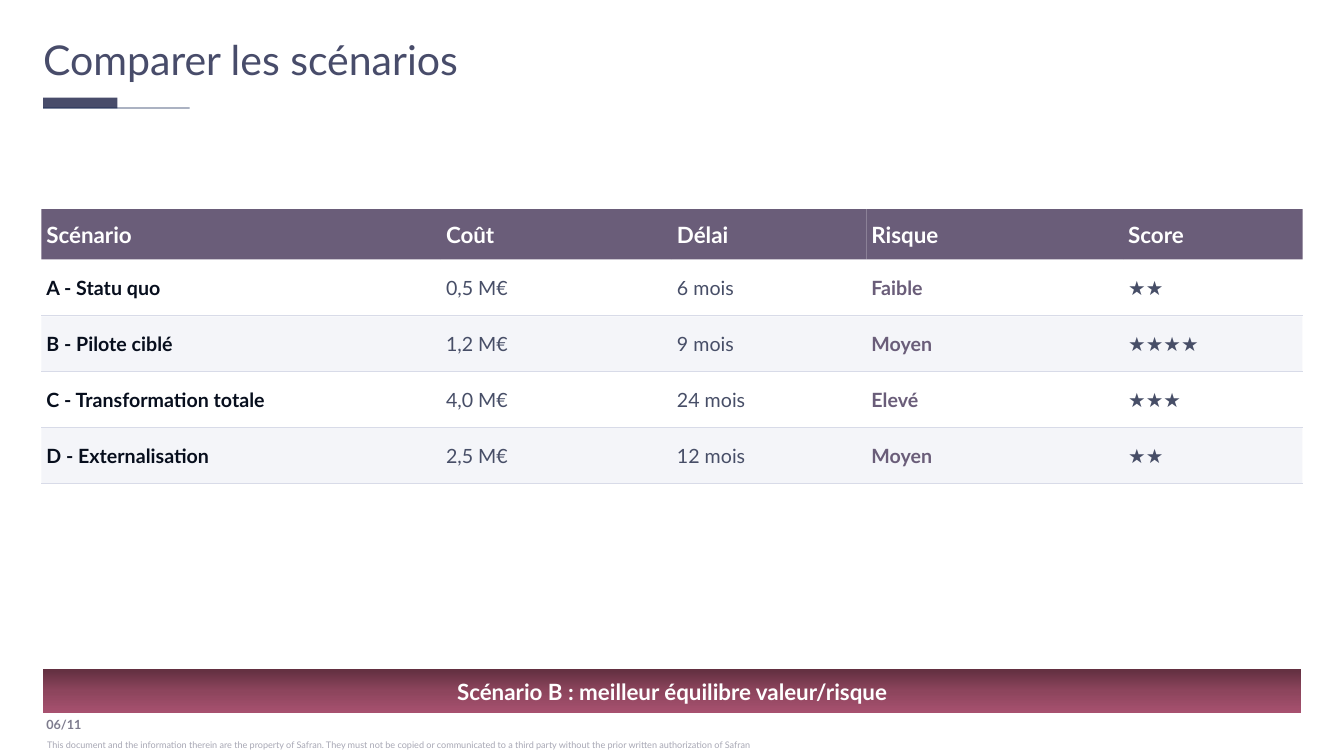
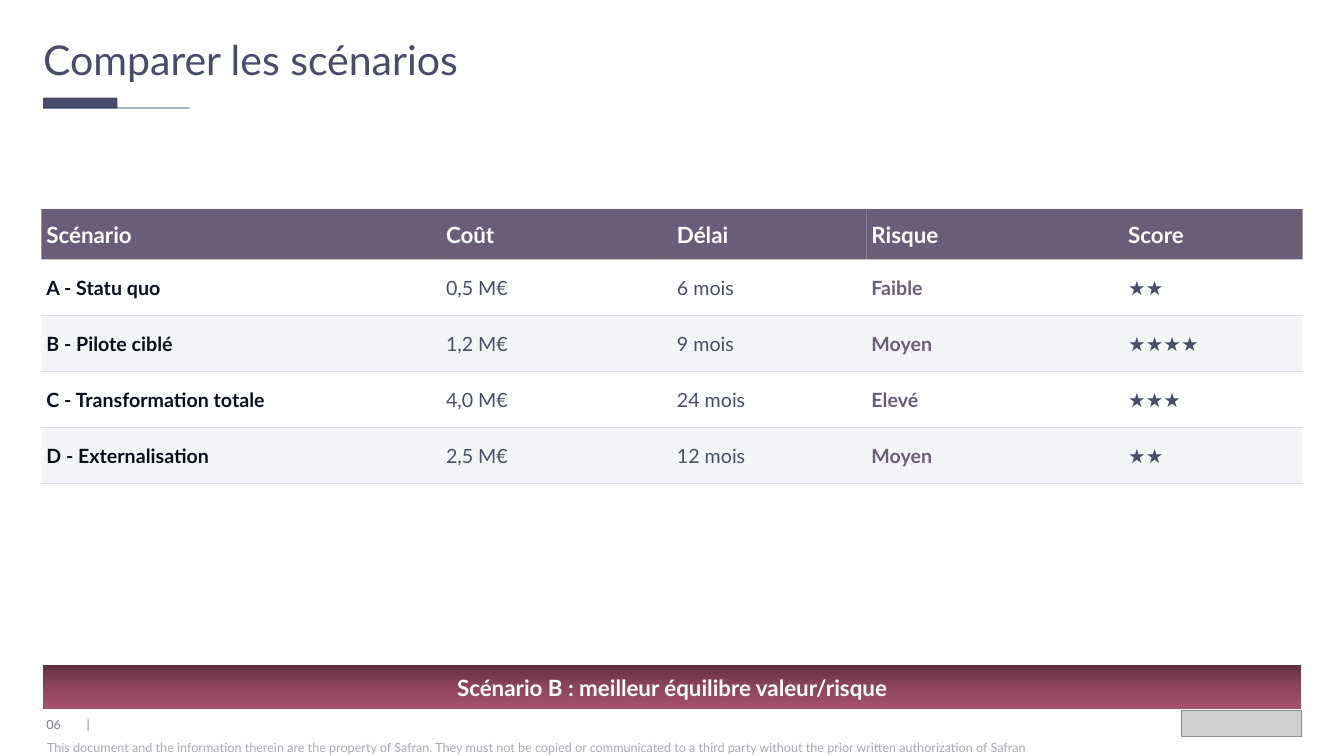
Before and after one commit to jpapasidero/Skill_Jessica_template_Claude, a slide deck: slide 6 of test_corretion_elements_graphiques.pptx. Drawn at 1344x756 pixels with LibreOffice and Linux fonts; fonts in the diff are those of the drawing; grey boxes stand for pictures. Boxes give left, top, right and bottom in pixels: in the first picture for what was removed or moved away, otherwise in the second. Text is boxed around its words. In the diff, an @@ line names an element or a change of style, - is before the commit and + after.

```diff
--- a/test_corretion_elements_graphiques.pptx
+++ b/test_corretion_elements_graphiques.pptx
@@ text "Scénario B : meilleur équilibre ...": place and size @@
-text "Scénario B : meilleur équilibre ..." at (457,683,887,704)
+text "Scénario B : meilleur équilibre ..." at (457,679,887,700)
@@ rectangle: place and size @@
-rectangle at (43,669,1302,713)
+rectangle at (43,665,1302,709)
@@ picture added at (1182,711,1302,736) @@
@@ text "This document and the information ..." at (47,743,1026,754): size 6.5 to 9 pt @@
@@ text at (46,720,61,729): text changed; bold off @@
-06/11
+06 |
```
Also in this commit, not shown: 10 other slides changed, 4 other files.
